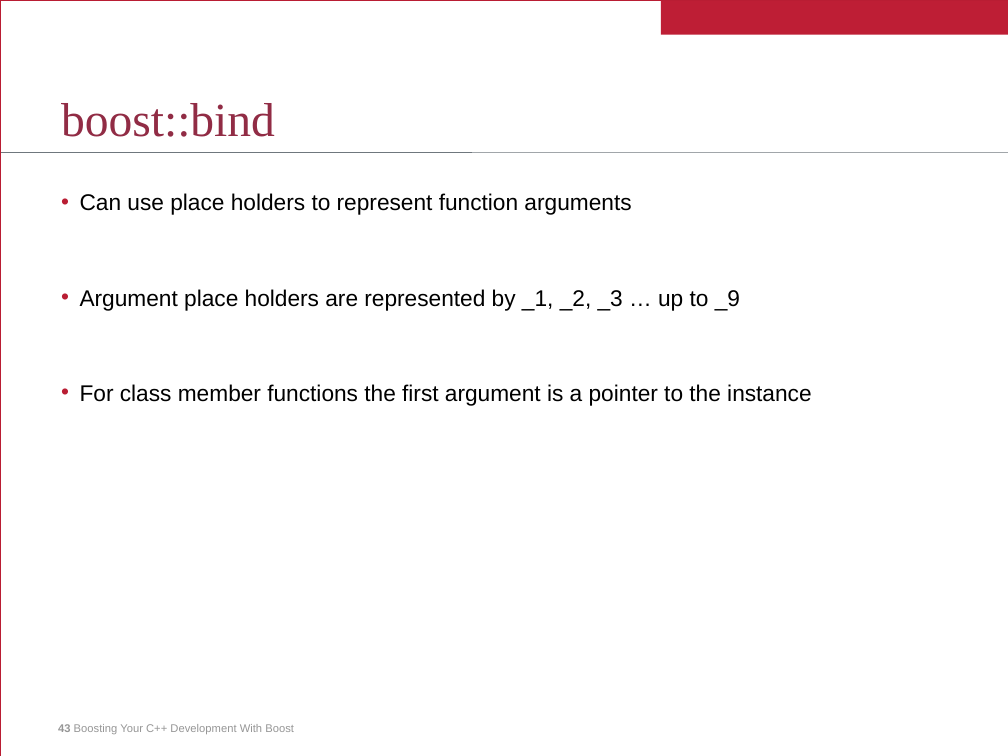
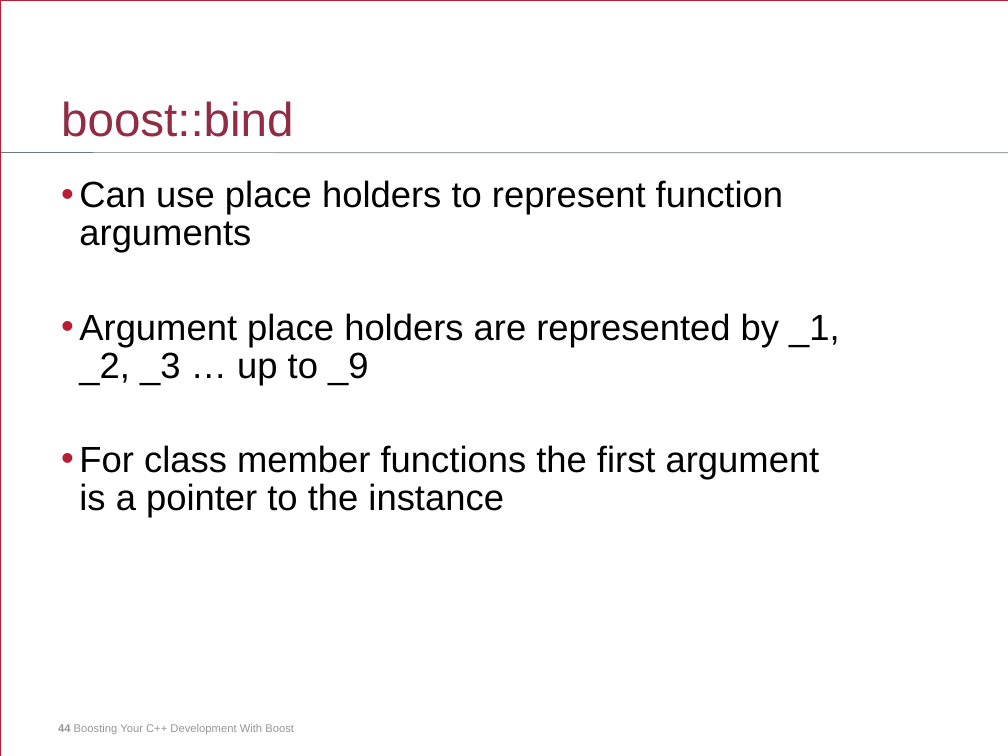
Before and after one commit to jurberg/boost-presentation, a slide deck: slide 44 of boost-presentation.ppt (slide 43 before the commit). Drawn at 1008x756 pixels with LibreOffice and Linux fonts; fonts in the diff are those of the drawing. Boxes give left, top, right and bottom in pixels: in the first picture for what was removed or moved away, otherwise in the second. Text is boxed around its words. In the diff, an @@ line names an element or a change of style, - is before the commit and + after.

```diff
--- a/boost-presentation.ppt
+++ b/boost-presentation.ppt
@@ rectangle removed at box(661, 0, 1008, 34) @@
@@ title "boost::bind" at box(61, 101, 293, 137): font Times New Roman to Arial; line spacing 35pt to 34.9pt @@
@@ text "Can use place holders to ..." at box(79, 180, 840, 518): size 16.2 to 26 pt; line spacing 27pt to 26.9pt @@
@@ text at box(58, 724, 294, 734): text changed @@
-43 Boosting Your C++ Development With Boost
+44 Boosting Your C++ Development With Boost
```
Also in this commit, not shown: 74 other slides changed, 8 slides added, 5 slides removed, 1 other file.
